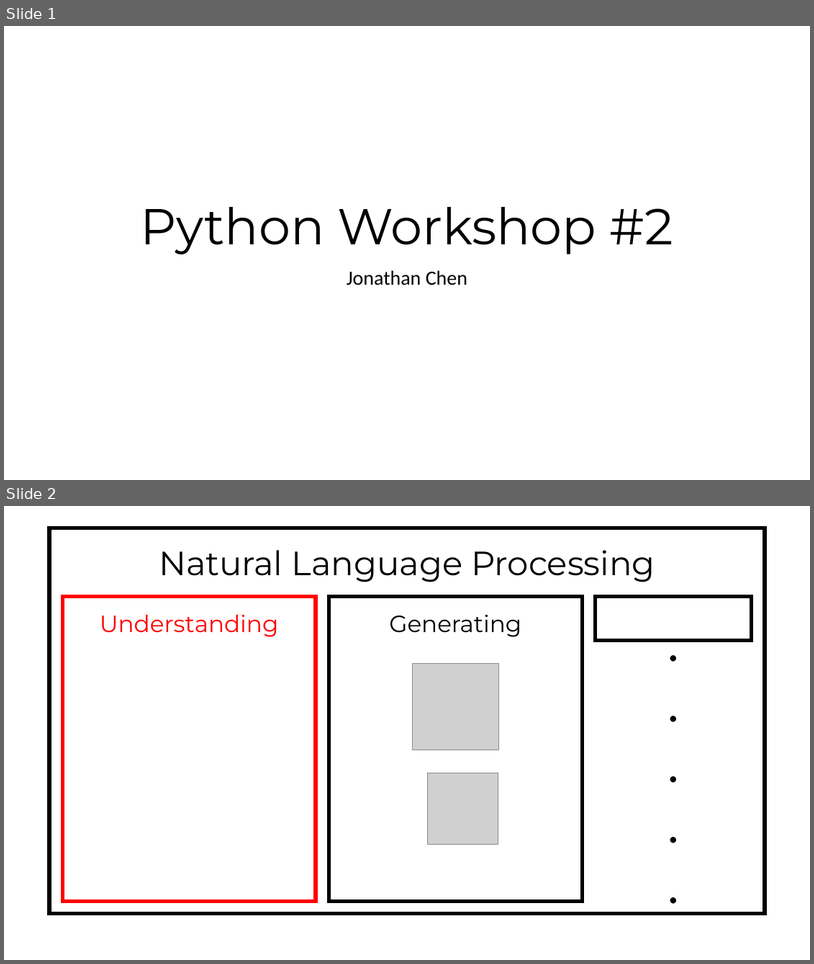
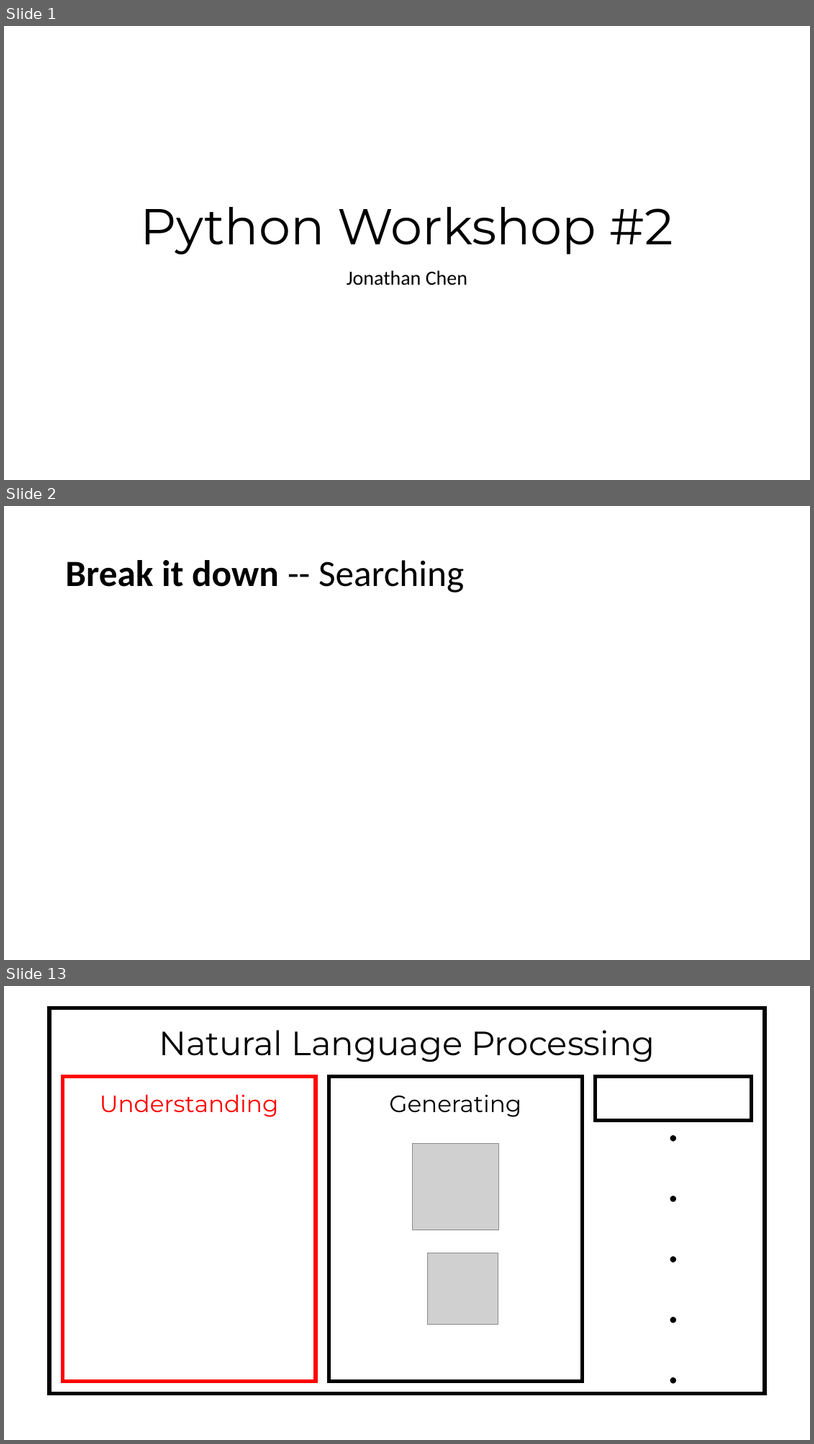
Before and after one commit to Chenct-jonathan/25ss_PyLab, a slide deck: slides/Python_Workshop_2.pptx. Shown one above the other, each under a label of ours: slides 1 and 2 before the commit, slides 1, 2 and 13 after it; the slides between them are not shown. The pictures are 814x964 and 814x1444 pixels, drawn with LibreOffice and Linux fonts; fonts in the diff are those of the drawing; grey boxes stand for pictures. Boxes give left, top, right and bottom in pixels: in the first picture for what was removed or moved away, otherwise in the second. Text is boxed around its words. In the diff, an @@ line names an element or a change of style, - is before the commit and + after.

```diff
--- a/slides/Python_Workshop_2.pptx
+++ b/slides/Python_Workshop_2.pptx
@@ slide 2 added at [4, 506, 810, 960], background #FFFFFF @@
@@ title added at [65, 560, 464, 592], 44 pt, text #000000, bold @@
+Break it down -- Searching
@@ what was slide 2 is now slide 13 @@
```
Also in this commit, not shown: 1 slide changed, 11 other slides added, 3 slides removed.
